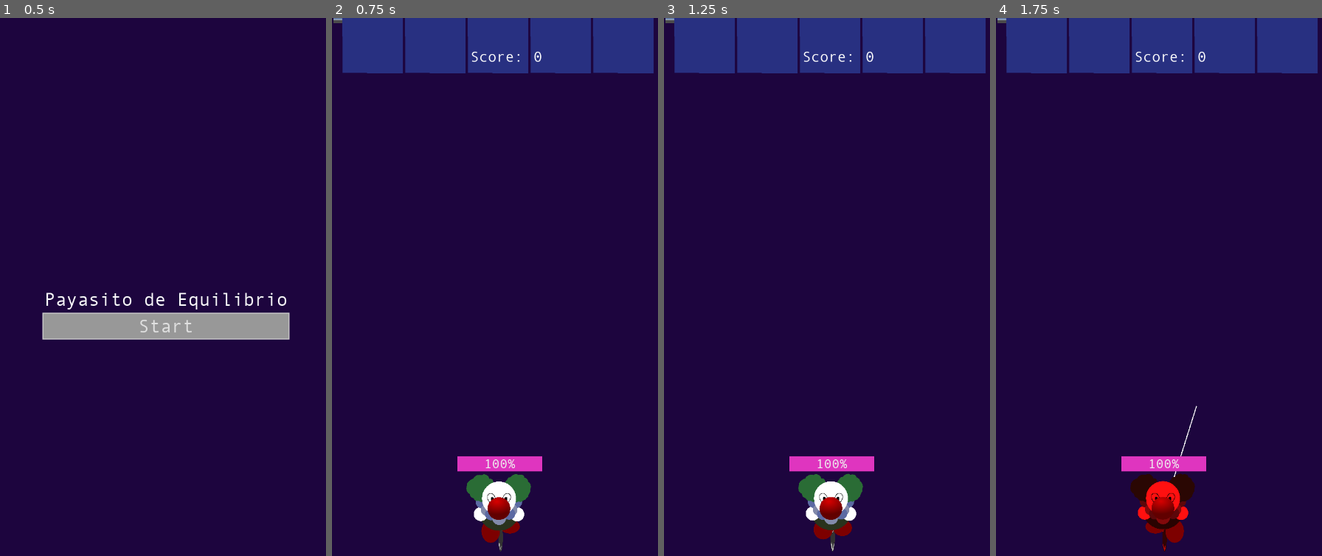
Above: before the commit, frames 1-4 (left to right).
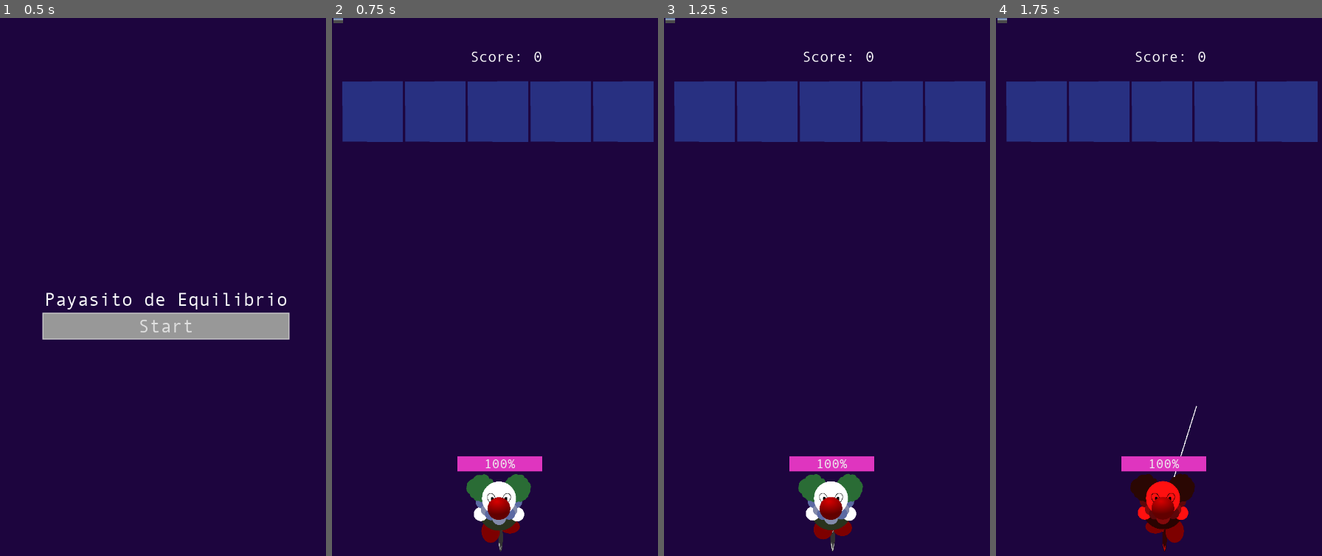
Above: after the commit, the same moments.

Repository: drarbego/payaso-de-equilibrio
Game: Godot game, scene res://StartGameMenu.tscn
Same seed, same stepped clock (60 frames per second), same inputs: the game is played once before the commit and once after it. A sky picture missing from this copy of the repository is replaced by a grey-blue gradient.
Inputs (mouse positions are in pixels of both pictures, inside the frame that each line leads up to):
- Up to frame 1 (0.5 s): no input
- Up to frame 2 (0.75 s): click "Start" at 0.5 s
- Up to frame 3 (1.25 s): no input
- Up to frame 4 (1.75 s): move the mouse to (1233, 281) at 1.27 s; press the mouse at (1233, 281) at 1.28 s

Frame 1 is identical in both runs. In frame 2, 20% of the frame differs, in the area x 3-99%, y 0-24%; in frame 3, 20%; in frame 4, 20%.

Commit message:
Move brick spawner lower

Diff:
--- a/Env.tscn
+++ b/Env.tscn
@@ -41,7 +41,7 @@
 position = Vector2( 360, 1080 )
 
 [node name="BrickSpawner" parent="." instance=ExtResource( 3 )]
-position = Vector2( 20, 55 )
+position = Vector2( 20, 204 )
 
 [node name="Margin" type="StaticBody2D" parent="."]
 
